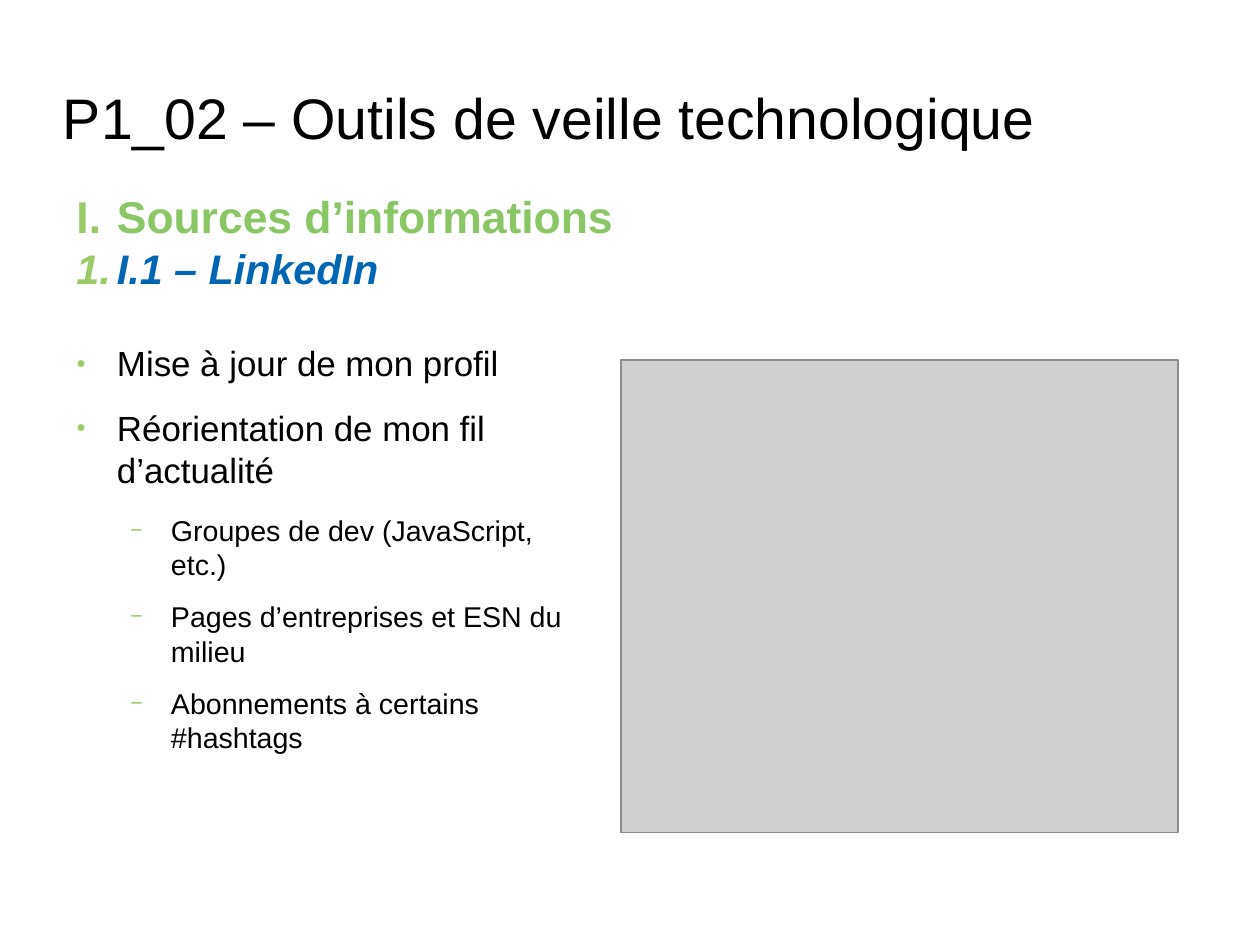
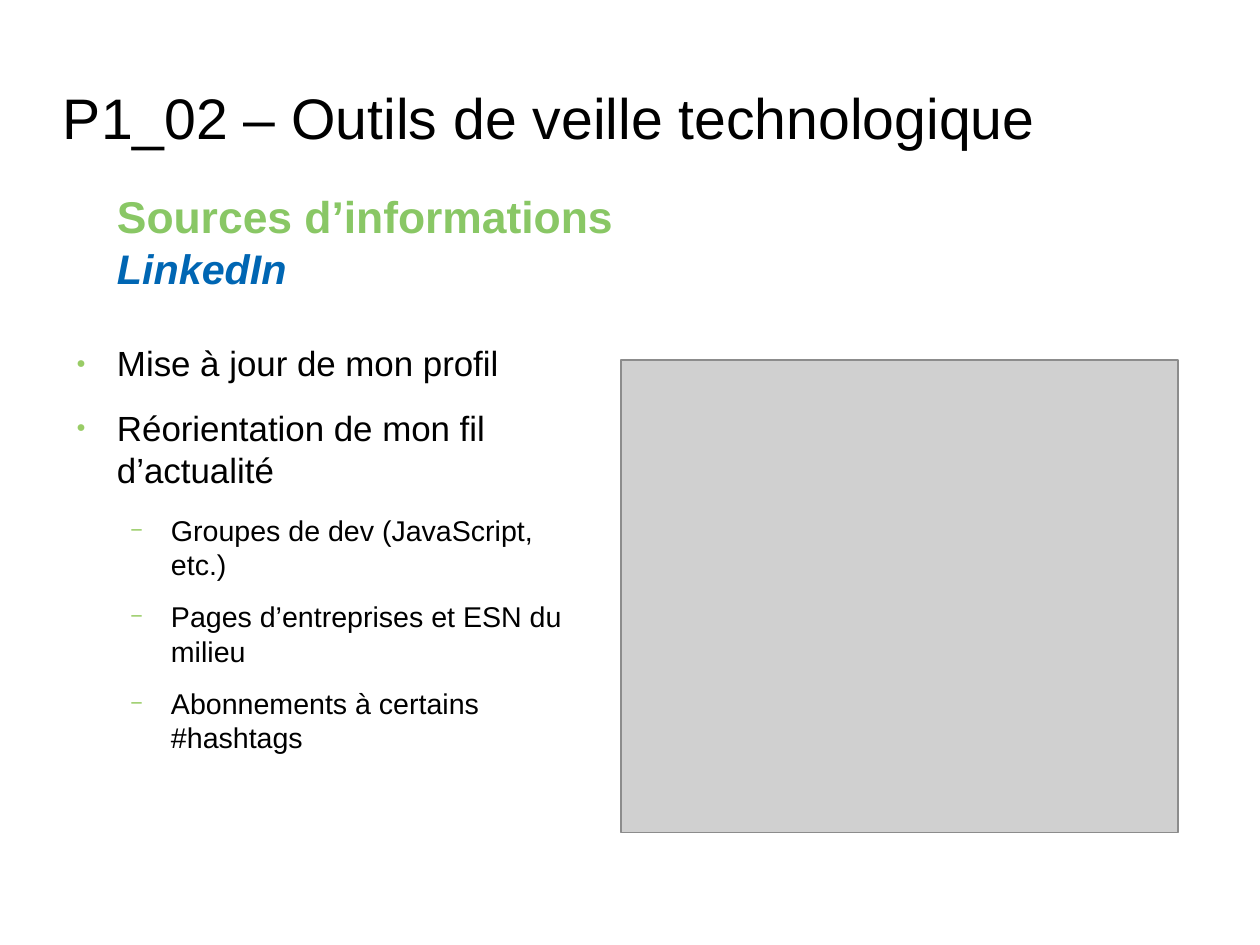
Before and after one commit to RomainSire/OC-P1-Quotidien-Dev-Web, a slide deck: slide 10 of P1_00_Présentation.odp (slide 9 before the commit). Drawn at 1260x945 pixels with LibreOffice and Linux fonts; fonts in the diff are those of the drawing; grey boxes stand for pictures; background and template pictures are left out. Boxes give left, top, right and bottom in pixels: in the first picture for what was removed or moved away, otherwise in the second. Text is boxed around its words. In the diff, an @@ line names an element or a change of style, - is before the commit and + after.

```diff
--- a/P1_00_Présentation.odp
+++ b/P1_00_Présentation.odp
@@ text "Sources d’informations" at bbox=[117, 201, 612, 234]: bullet I. to none @@
@@ text at bbox=[117, 254, 287, 285]: text changed @@
-1. I.1 – LinkedIn
+LinkedIn
```
Also in this commit, not shown: 8 other slides changed, 1 slide added.
